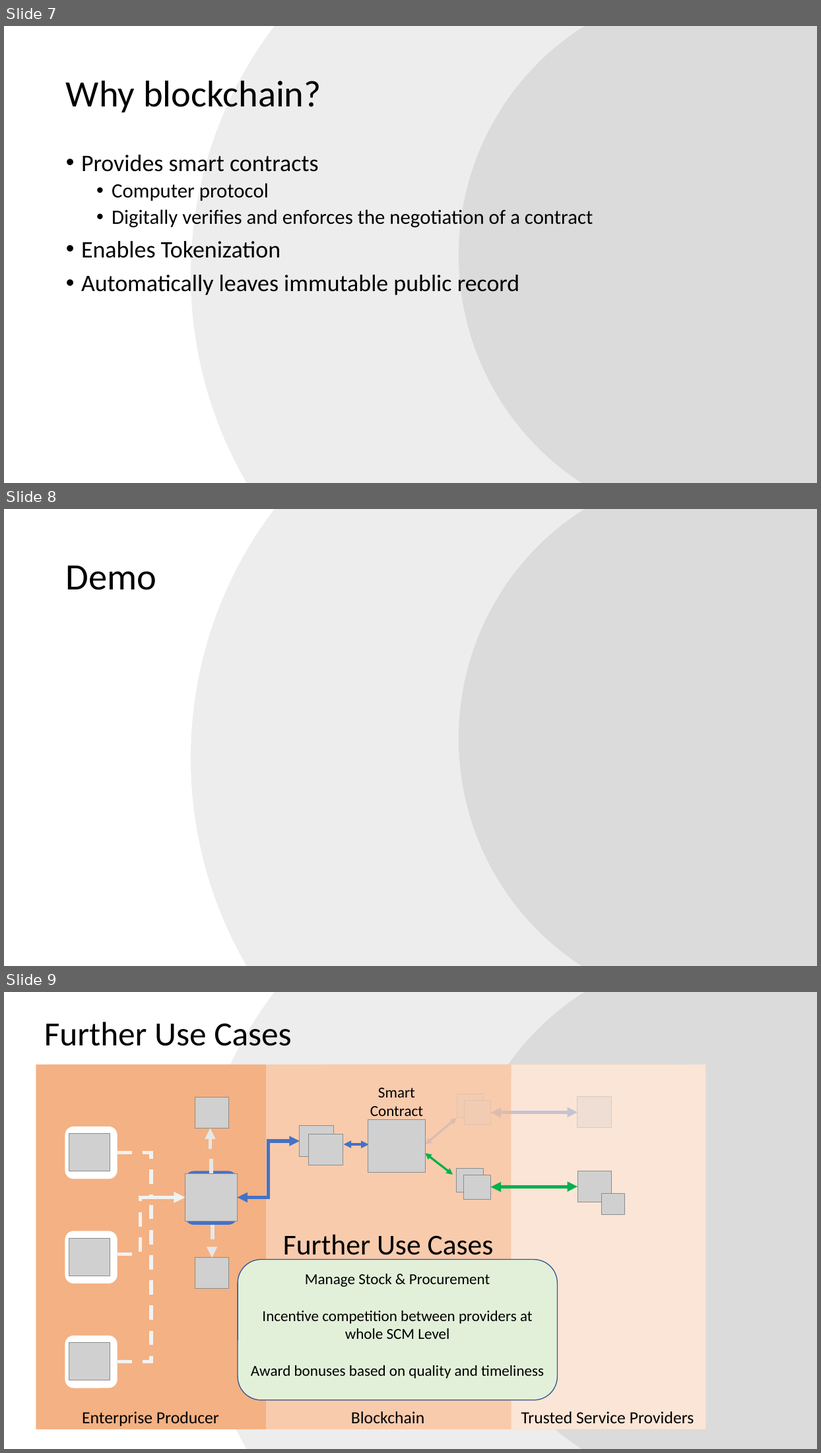
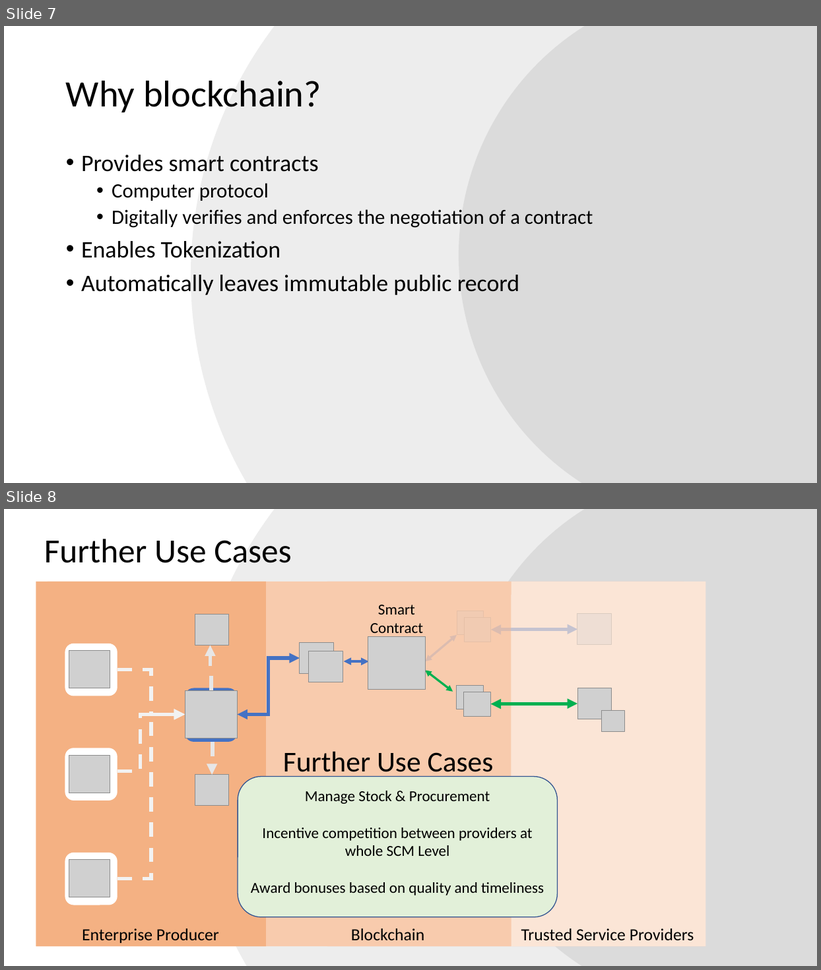
Before and after one commit to JuanPedroGHM/ChainReaction, a slide deck: chainreaction_pitch_2018_02_03_18-00-00.pptx. Shown one above the other, each under a label of ours: slides 7, 8 and 9 before the commit, slides 7 and 8 after it. The pictures are 821x1453 and 821x970 pixels, drawn with LibreOffice and Linux fonts; fonts in the diff are those of the drawing; grey boxes stand for pictures. Boxes give left, top, right and bottom in pixels: in the first picture for what was removed or moved away, otherwise in the second. Text is boxed around its words. In the diff, an @@ line names an element or a change of style, - is before the commit and + after.

Commit message:
Update pitch

```diff
--- a/chainreaction_pitch_2018_02_03_18-00-00.pptx
+++ b/chainreaction_pitch_2018_02_03_18-00-00.pptx
@@ slide 8 removed at [4, 509, 817, 966], background #FFFFFF @@
@@ ellipse removed at [191, 509, 817, 966] @@
@@ ellipse removed at [459, 509, 817, 966] @@
@@ title removed at [66, 565, 157, 590] @@
-Demo
@@ what was slide 9 is now slide 8 @@
```
Also in this commit, not shown: 1 slide changed.
